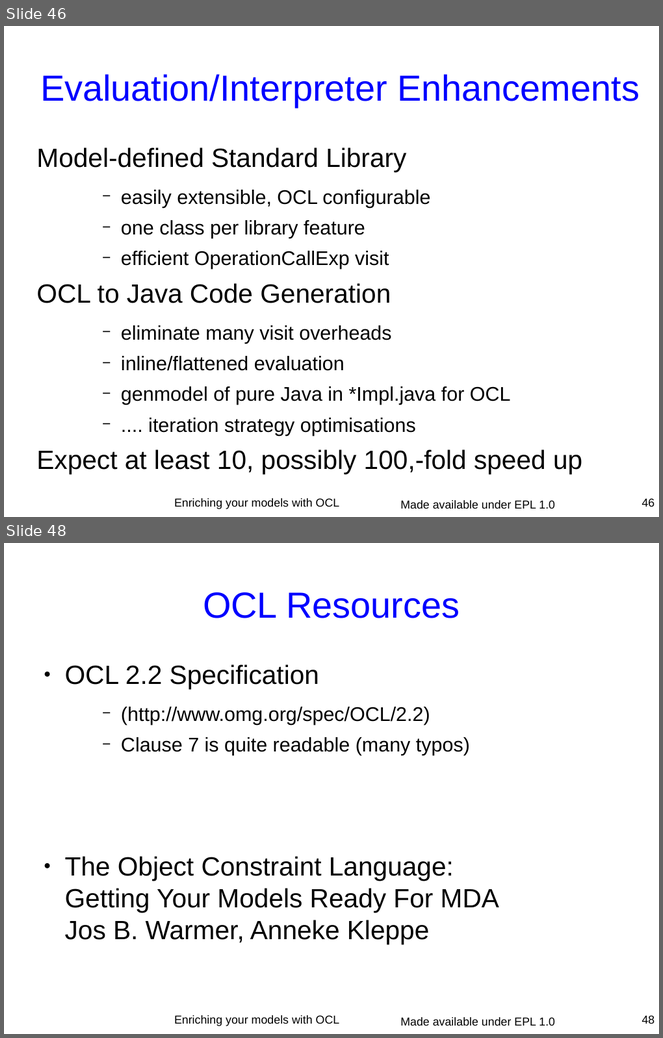
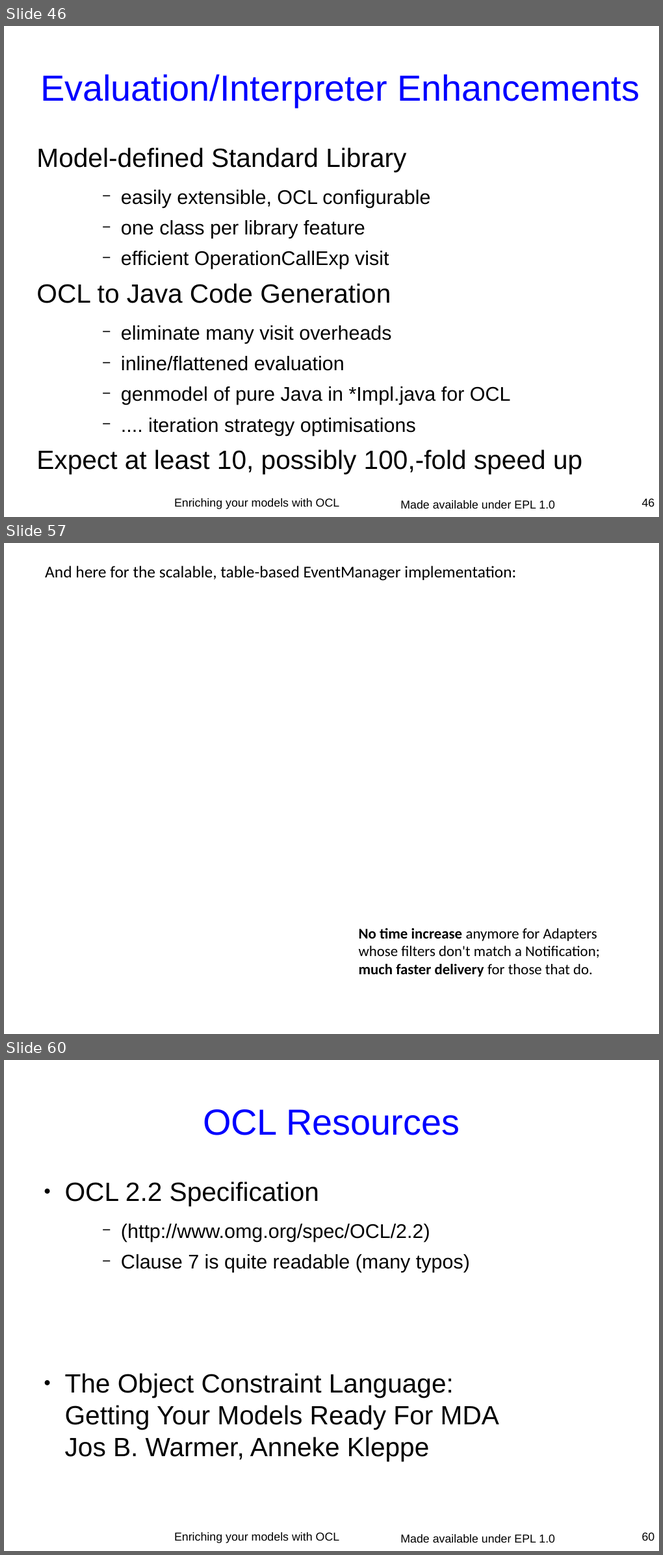
Before and after one commit to eclipse-ocl/ocl-website, a slide deck: ocl/docs/publications/ESE2010LongTalk/EnrichingWithOCL.odp. Shown one above the other, each under a label of ours: slides 46 and 48 before the commit, slides 46, 57 and 60 after it; the slides between them are not shown. The pictures are 663x1038 and 663x1555 pixels, drawn with LibreOffice and Linux fonts; fonts in the diff are those of the drawing; background and template pictures are left out. Boxes give left, top, right and bottom in pixels: in the first picture for what was removed or moved away, otherwise in the second. Text is boxed around its words. In the diff, an @@ line names an element or a change of style, - is before the commit and + after.

```diff
--- a/ocl/docs/publications/ESE2010LongTalk/EnrichingWithOCL.odp
+++ b/ocl/docs/publications/ESE2010LongTalk/EnrichingWithOCL.odp
@@ slide 57 added at (x1=4, y1=543, x2=659, y2=1034), background picture (left out) @@
@@ text added at (x1=45, y1=566, x2=516, y2=581), 20 pt, text #000000 @@
+And here for the scalable, table-based EventManager implementation:
@@ text added at (x1=359, y1=928, x2=600, y2=977), 18 pt, text #000000 @@
+No time increase anymore for Adapters
+whose filters don't match a Notification;
+much faster delivery for those that do.
@@ what was slide 48 is now slide 60 @@
@@ page number at (x1=642, y1=1533, x2=655, y2=1541): text changed @@
-48
+60
```
Also in this commit, not shown: 12 other slides added, 1 slide removed.
